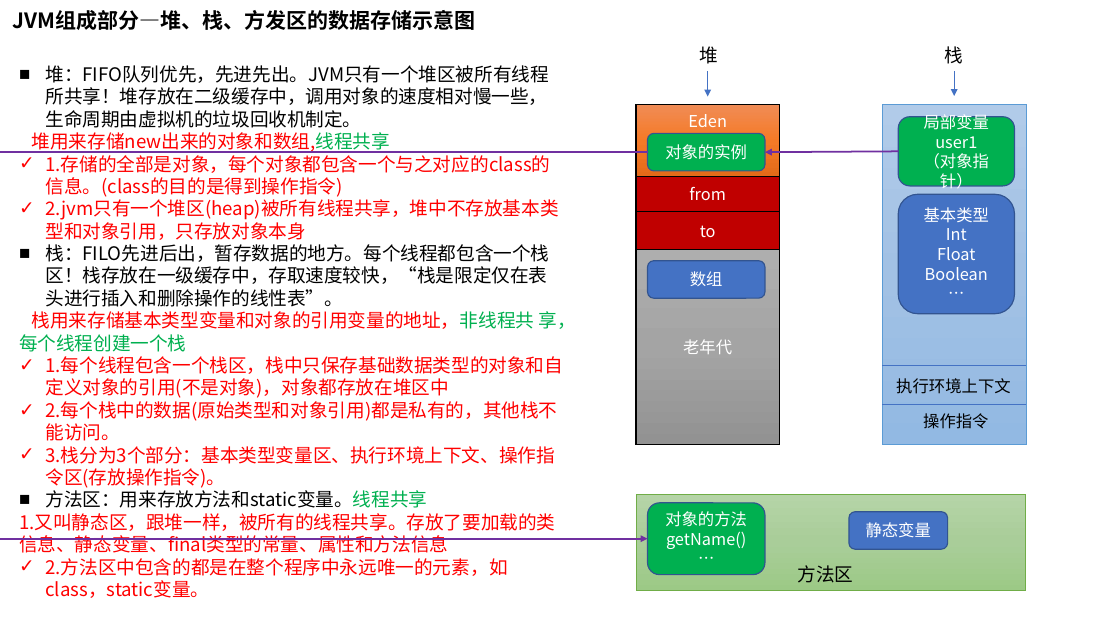
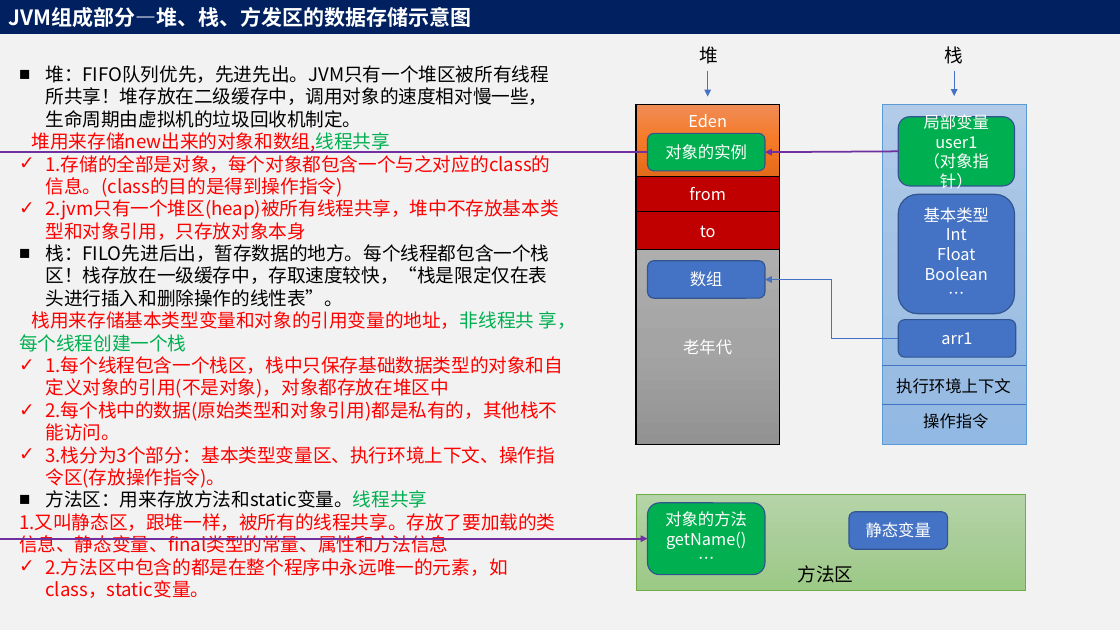
Before and after one commit to adwyxx/Node, a slide deck: slide 4 of Java.pptx. Drawn at 1120x630 pixels with LibreOffice and Linux fonts; fonts in the diff are those of the drawing. Boxes give left, top, right and bottom in pixels: in the first picture for what was removed or moved away, otherwise in the second. Text is boxed around its words. In the diff, an @@ line names an element or a change of style, - is before the commit and + after.

```diff
--- a/Java.pptx
+++ b/Java.pptx
@@ background #FFFFFF to #F2F2F2 @@
@@ rectangle "JVM组成部分—堆、栈、方发区的数据存储示意图": place and size @@
-rectangle "JVM组成部分—堆、栈、方发区的数据存储示意图" at <box>13,10,476,30</box>
+rectangle "JVM组成部分—堆、栈、方发区的数据存储示意图" at <box>0,0,1120,34</box>
@@ rectangle "JVM组成部分—堆、栈、方发区的数据存储示意图" at <box>0,0,1120,34</box>: text colour #000000 to #FFFFFF; fill none to #002060 @@
@@ elbow arrow added from (898, 339) to (765, 280), #4472C4 0.5 pt @@
@@ rounded rectangle added at <box>898,320,1016,358</box>, fill #4472C4, outline #325491 1 pt, 14 pt, text #FFFFFF @@
+arr1
```
Also in this commit, not shown: 5 other slides changed, 3 slides added, 2 other files.
